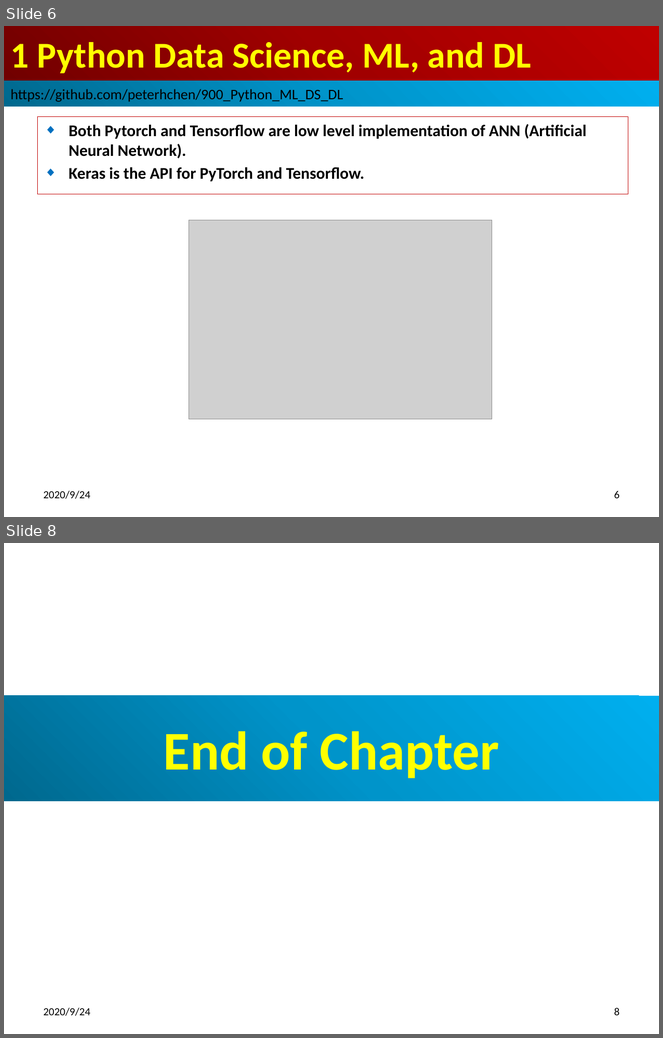
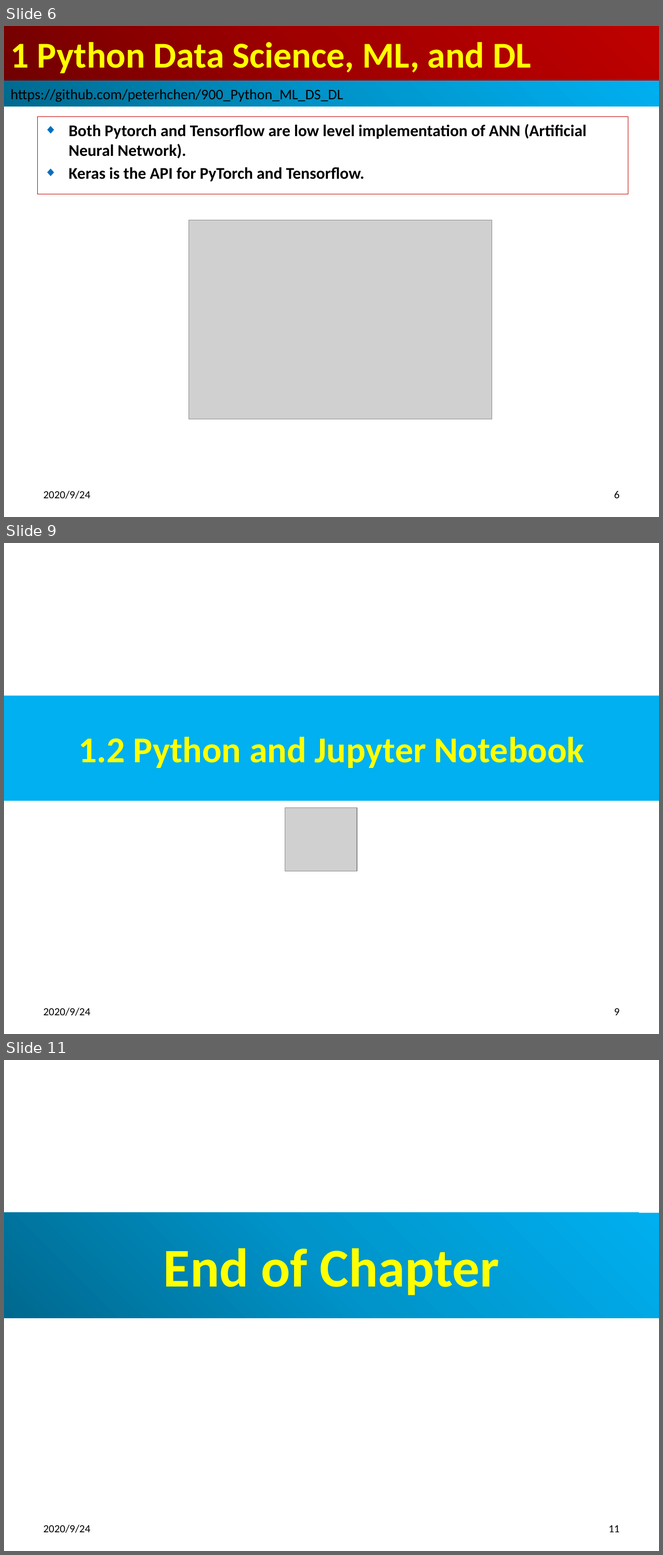
Before and after one commit to peterhchen/900_Python_ML_DS_DL, a slide deck: 001_intro.pptx. Shown one above the other, each under a label of ours: slides 6 and 8 before the commit, slides 6, 9 and 11 after it; the slides between them are not shown. The pictures are 663x1038 and 663x1555 pixels, drawn with LibreOffice and Linux fonts; fonts in the diff are those of the drawing; grey boxes stand for pictures. Boxes give left, top, right and bottom in pixels: in the first picture for what was removed or moved away, otherwise in the second. Text is boxed around its words. In the diff, an @@ line names an element or a change of style, - is before the commit and + after.

```diff
--- a/001_intro.pptx
+++ b/001_intro.pptx
@@ slide 9 added at (4, 543, 659, 1034), background #FFFFFF @@
@@ title added at (4, 696, 659, 801), fill #00B0F0, 40 pt, text #FFFF00, bold @@
+1.2 Python and Jupyter Notebook
@@ picture added at (285, 808, 357, 871) @@
@@ text added at (44, 1008, 91, 1016), 12 pt, text #000000 @@
+2020/9/24
@@ page number added at (614, 1008, 620, 1016), 12 pt, text #000000 @@
+9
@@ what was slide 8 is now slide 11 @@
@@ page number at (609, 1525, 620, 1533): text changed @@
-8
+11
```
Also in this commit, not shown: 3 slides changed, 2 other slides added.
